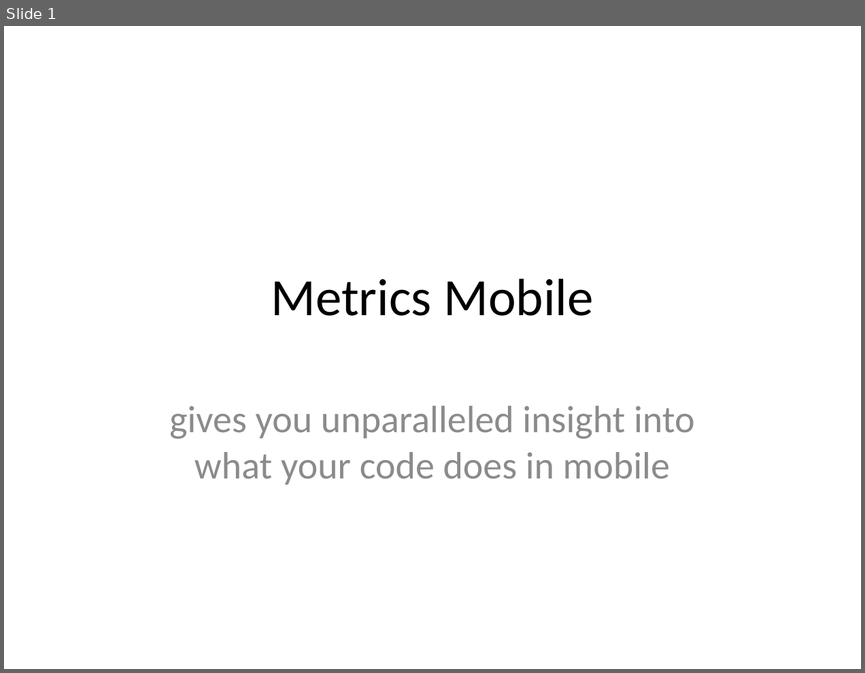
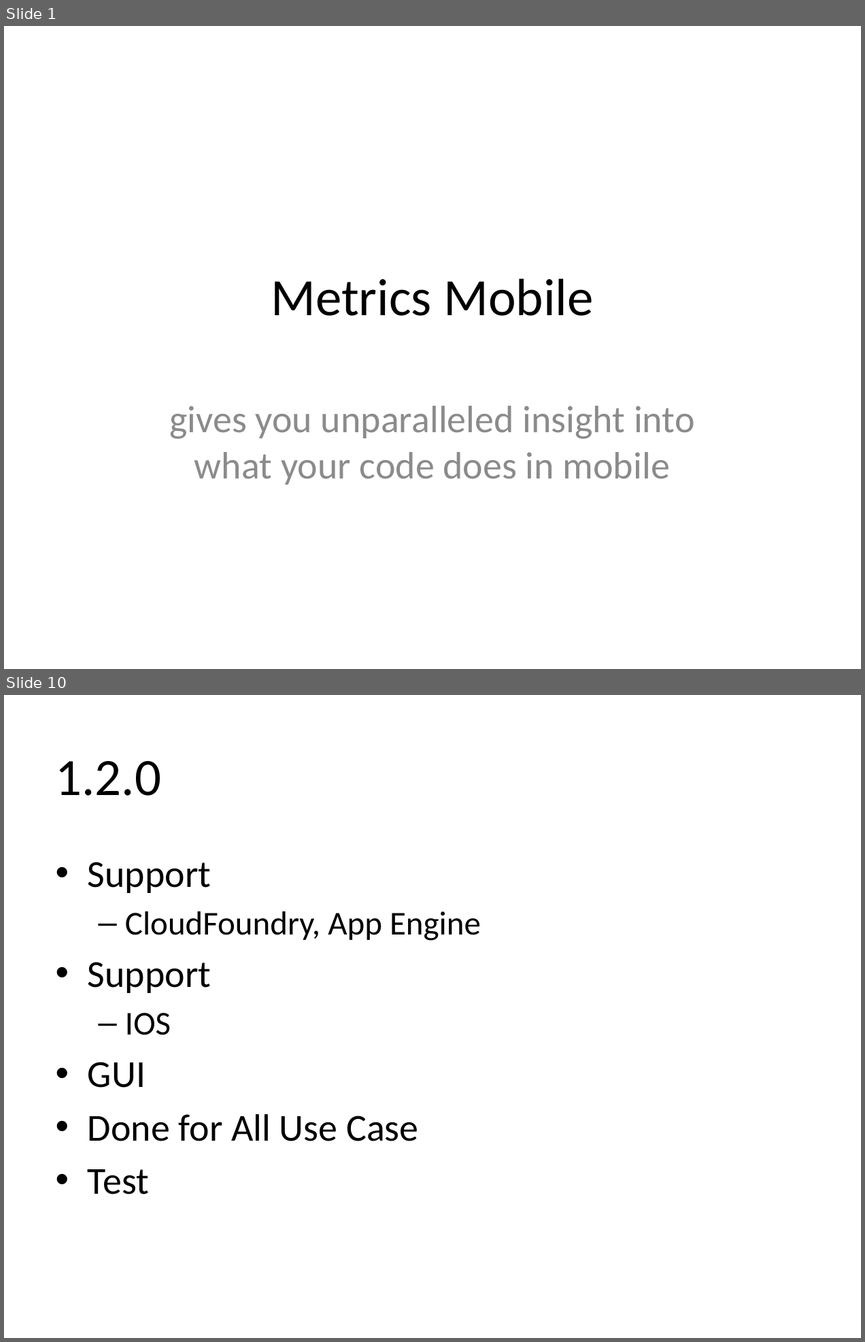
Before and after one commit to yankay/mobile-metrics, a slide deck: doc/metrics-mobile proposal.pptx. Shown one above the other, each under a label of ours: slide 1 before the commit, slides 1 and 10 after it; the slides between them are not shown. The pictures are 865x673 and 865x1342 pixels, drawn with LibreOffice and Linux fonts; fonts in the diff are those of the drawing. Boxes give left, top, right and bottom in pixels: in the first picture for what was removed or moved away, otherwise in the second. Text is boxed around its words. In the diff, an @@ line names an element or a change of style, - is before the commit and + after.

```diff
--- a/doc/metrics-mobile proposal.pptx
+++ b/doc/metrics-mobile proposal.pptx
@@ slide 10 added at box(4, 695, 861, 1338), background #FFFFFF @@
@@ title added at box(56, 761, 162, 796), 44 pt, text #000000 @@
+1.2.0
@@ text added at box(88, 862, 481, 1194), 32 pt, text #000000 @@
+• Support
+  – CloudFoundry, App Engine
+• Support
+  – IOS
+• GUI
+• Done for All Use Case
+• Test
```
Also in this commit, not shown: 1 slide changed, 9 other slides added.
